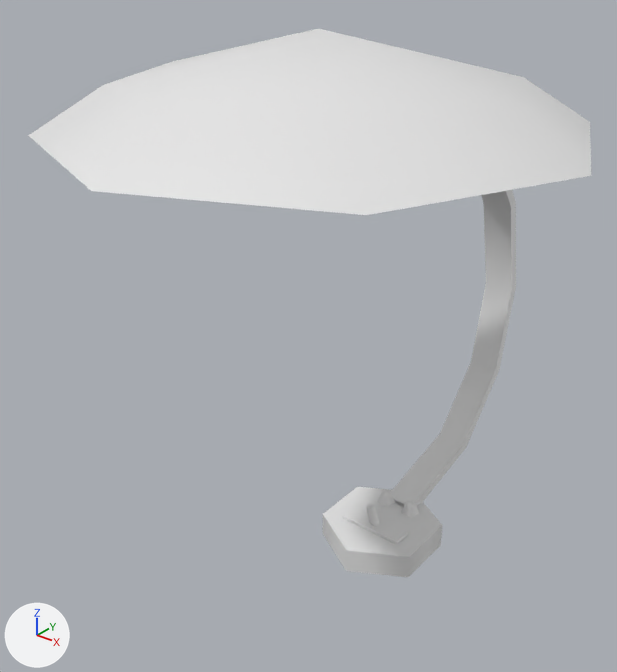
An edit to the OBJ model Assets/Models/Warden Office/mod_Tischlampe.obj, drawn before and after from the same camera.
Both versions are drawn from a 50 mm lens placed at (0.751, -1.175, 1.131), pointed at (-0.071, -0.147, 0.493). Lighting does not change. The marker at lower left points along +X, +Y and +Z. Where no turn or scale is listed for an object, it has been applied to the vertices.

The scene before the commit, as lines of its bpy script (objects in view):
```python
me_mod_tischlampe = bpy.data.meshes.new('mod_Tischlampe')
me_mod_tischlampe.from_pydata(...)  # 106 vertices, 94 faces; spans x -0.4..0.4, y -0.614..0.443, z 0.0..1.001
ob_mod_tischlampe = bpy.data.objects.new('mod_Tischlampe', me_mod_tischlampe)
ob_mod_tischlampe.location = (0.0, 0.0, 0.0)
```
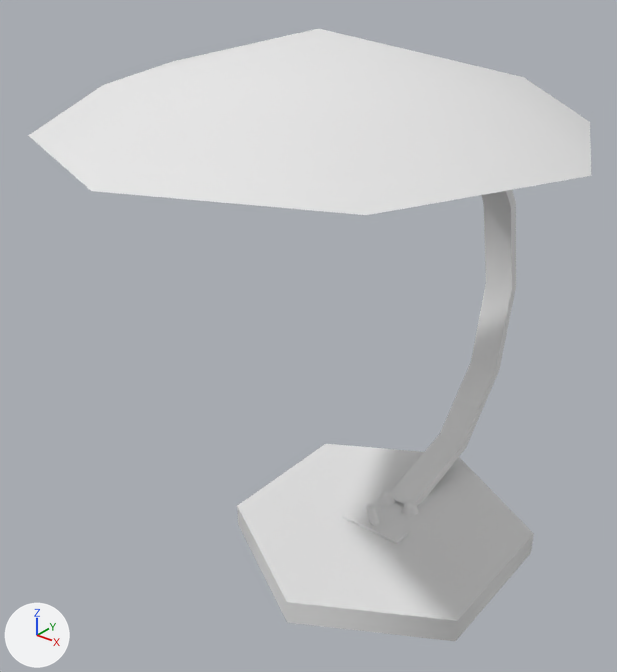
Diff of the bpy script that builds the scene:
```diff
--- a/Assets/Models/Warden Office/mod_Tischlampe.obj.py
+++ b/Assets/Models/Warden Office/mod_Tischlampe.obj.py
@@ mat_material @@
+mat_material = principled_material('Material')
+mat_material.base_color = (0.8, 0.8, 0.8)  # white #e7e7e7
+mat_material.roughness = 1.0
@@ me_mod_tischlampe @@
 me_mod_tischlampe.from_pydata(...)  # 106 vertices, 94 faces; spans x -0.4..0.4, y -0.614..0.443, z 0.0..1.001
 # used by ob_mod_tischlampe; location = (0.0, 0.0, 0.0)
+# me_mod_tischlampe part 1: the loose piece of 12 vertices spanning x -0.104..0.104, y -0.12..0.12, z 0.0..0.05 is scaled about its middle by (2.48, 2.48, 0.956), then moved by (0.0, 0.0, 0.002), in mat_material (white #e7e7e7)
+me_mod_tischlampe.materials.append(mat_material)  # white #e7e7e7
```

Changed parts and their boxes [x1, y1, x2, y2] in the pictures (617 x 672 px; the box of a moved part takes in the faces that stretch with it):
'mod_Tischlampe', reshaped (12% taller): before [28, 29, 591, 577]; after [28, 29, 591, 641]
part 1 of me_mod_tischlampe, moved or reshaped: before [323, 487, 442, 577]; after [237, 444, 534, 641]
